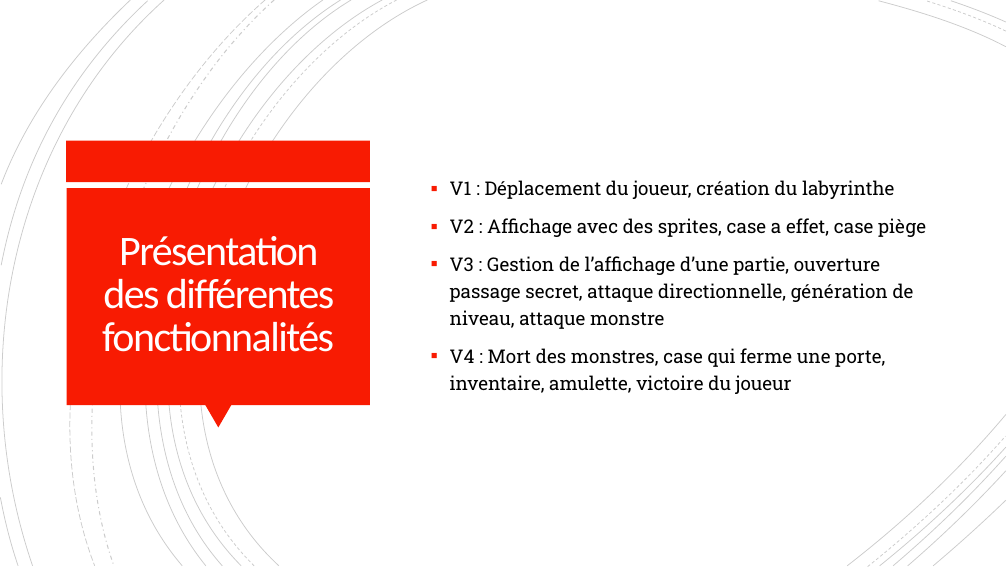
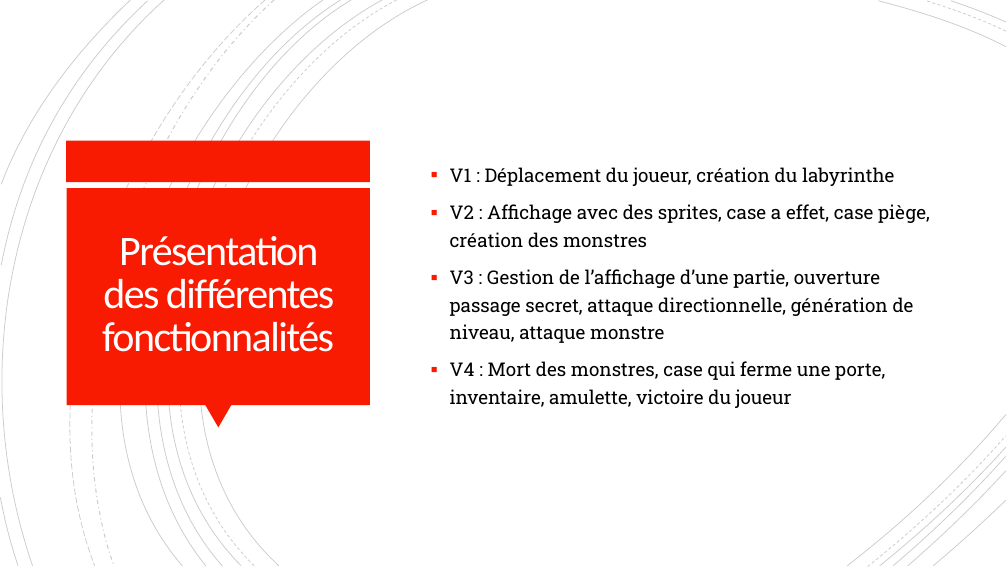
Before and after one commit to icetomtom/2020_COO_Zeldiablo_muller742u_etchevar1u_huet41u_bouillo15u, a slide deck: slide 4 of documents/Zeldiablo_muller742u_Huet41u_Bouillo15u_etchevar1u.pptx. Drawn at 1008x567 pixels with LibreOffice and Linux fonts; fonts in the diff are those of the drawing. Boxes give left, top, right and bottom in pixels: in the first picture for what was removed or moved away, otherwise in the second. Text is boxed around its words. In the diff, an @@ line names an element or a change of style, - is before the commit and + after.

```diff
--- a/documents/Zeldiablo_muller742u_Huet41u_Bouillo15u_etchevar1u.pptx
+++ b/documents/Zeldiablo_muller742u_Huet41u_Bouillo15u_etchevar1u.pptx
@@ text at box(450, 204, 930, 247): text changed @@
-▪ V2 : Affichage avec des sprites, case a effet, case piège
+▪ V2 : Affichage avec des sprites, case a effet, case piège, création des monstres
```
Also in this commit, not shown: 1 other slide changed, 1 slide added, 1 slide removed.
